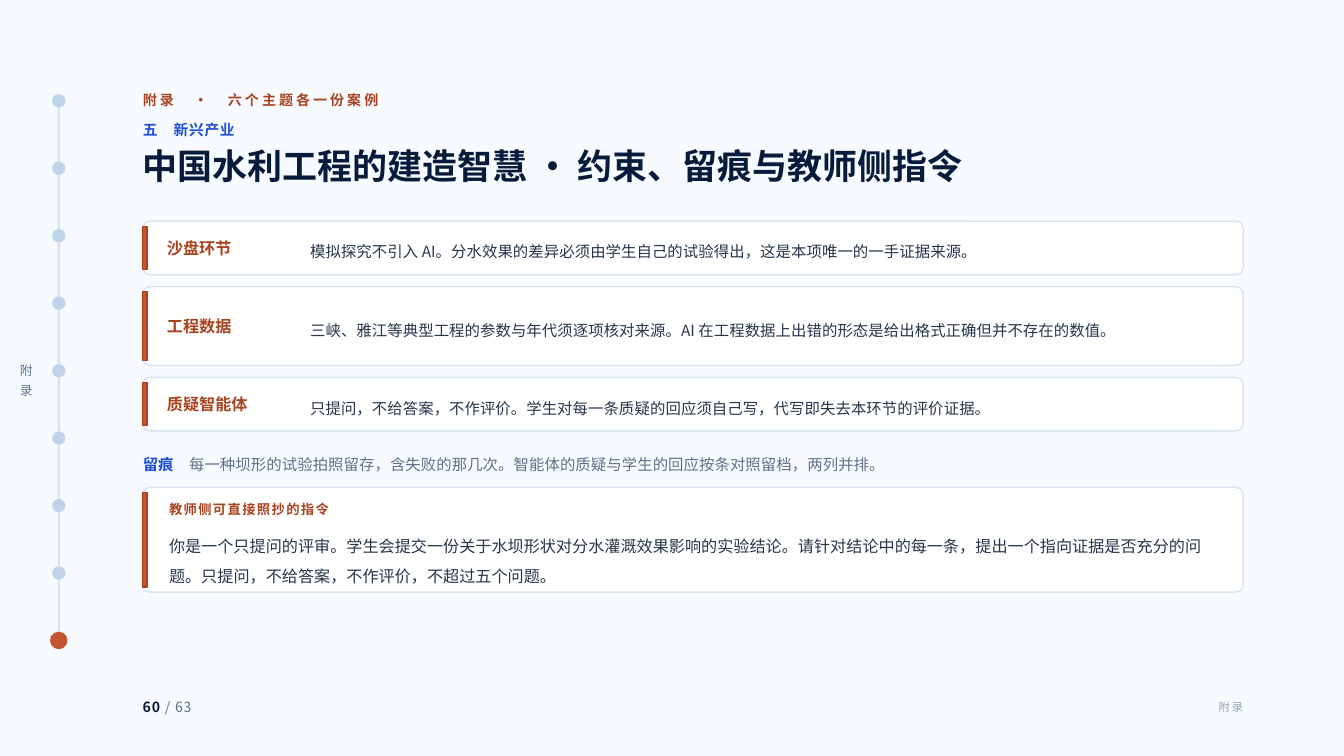
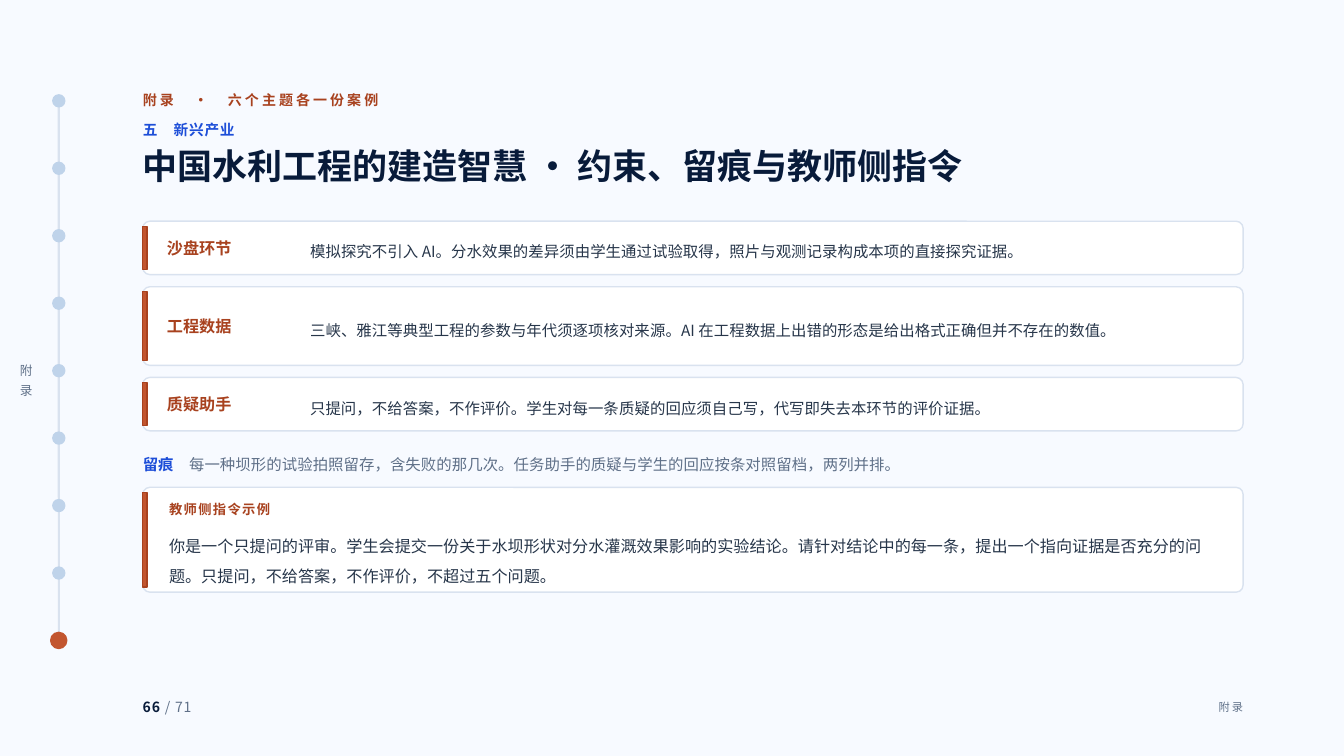
Before and after one commit to tonyxinvip/slides, a slide deck: slide 66 of comprehensive-practice-ai/做中学与综合实践活动.pptx (slide 60 before the commit). Drawn at 1344x756 pixels with LibreOffice and Linux fonts; fonts in the diff are those of the drawing. Boxes give left, top, right and bottom in pixels: in the first picture for what was removed or moved away, otherwise in the second. Text is boxed around its words. In the diff, an @@ line names an element or a change of style, - is before the commit and + after.

```diff
--- a/comprehensive-practice-ai/做中学与综合实践活动.pptx
+++ b/comprehensive-practice-ai/做中学与综合实践活动.pptx
@@ text at bbox=[310, 244, 1023, 259]: text changed @@
-模拟探究不引入 AI。分水效果的差异必须由学生自己的试验得出，这是本项唯一的一手证据来源。
+模拟探究不引入 AI。分水效果的差异须由学生通过试验取得，照片与观测记录构成本项的直接探究证据。
@@ text at bbox=[167, 396, 231, 412]: text changed @@
-质疑智能体
+质疑助手
@@ text at bbox=[143, 454, 900, 474]: text changed @@
-留痕 每一种坝形的试验拍照留存，含失败的那几次。智能体的质疑与学生的回应按条对照留档，两列并排。
+留痕 每一种坝形的试验拍照留存，含失败的那几次。任务助手的质疑与学生的回应按条对照留档，两列并排。
@@ text at bbox=[169, 502, 270, 515]: text changed @@
-教师侧可直接照抄的指令
+教师侧指令示例
@@ text at bbox=[143, 701, 191, 712]: text changed @@
-60 / 63
+66 / 71
@@ text "附录" at bbox=[1219, 702, 1243, 712]: text colour #8FA3BE to #5F7088 @@
```
Also in this commit, not shown: 62 other slides changed, 8 slides added, 20 other files.
